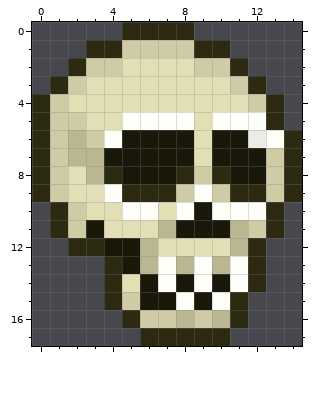
Two versions of one pixel-art sprite, assets/characters/skeleton_king/skeleton_king.png. The picture above is the old version.
The file is 15x18 pixels.
After:
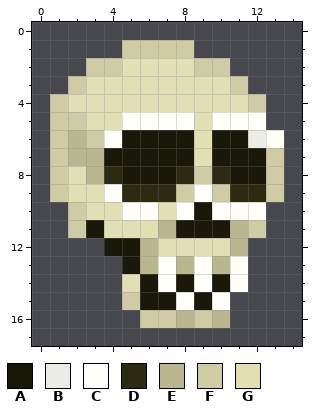
Palette (. is transparent): A #1a1809  B #ebece6  C #fefff9  D #2c2a11  E #bab68f  F #cfcba4  G #e2dfb4
Changes in this commit:
@@ x 0..14 @@
- 0 .....DDDD......
- 1 ...DDFFFFDD....
- 2 ..DFFGGGGFFD...
- 3 .DFGGGGGGGGFD..
- 4 DFGGGGGGGGGGFD.
- 5 DFFGGCCCCGCCCD.
- 6 DFEFCAAAAGAABCD
- 7 DFEEAAAAAGAAAFD
- 8 DFGEDAAADFDAAFD
- 9 DFGGCDDDFCFDDFD
-10 .DFGGCCGCACCCD.
-11 .DFAGGGEAAAEFD.
-12 ..DDAAEGGGGED..
-13 ....DAECECECD..
-14 ....DGACACACD..
-15 ....DFAACACD...
-16 .....DFFEFED...
-17 ......DDDDD....
+ 0 ...............
+ 1 .....FFFF......
+ 2 ...FFGGGGFF....
+ 3 ..FGGGGGGGGF...
+ 4 .FGGGGGGGGGGF..
+ 5 .FFGGCCCCGCCC..
+ 6 .FEFCAAAAGAABC.
+ 7 .FEEAAAAAGAAAF.
+ 8 .FGEDAAADFDAAF.
+ 9 .FGGCDDDFCFDDF.
+10 ..FGGCCGCACCC..
+11 ..FAGGGEAAAEF..
+12 ....AAEGGGGE...
+13 .....AECECEC...
+14 .....GACACAC...
+15 .....FAACAC....
+16 ......FFEFE....
+17 ...............
Boxes around the changes in both pictures, in picture pixels (x1, y1, x2, y2):
erased: (32, 22, 302, 346)
